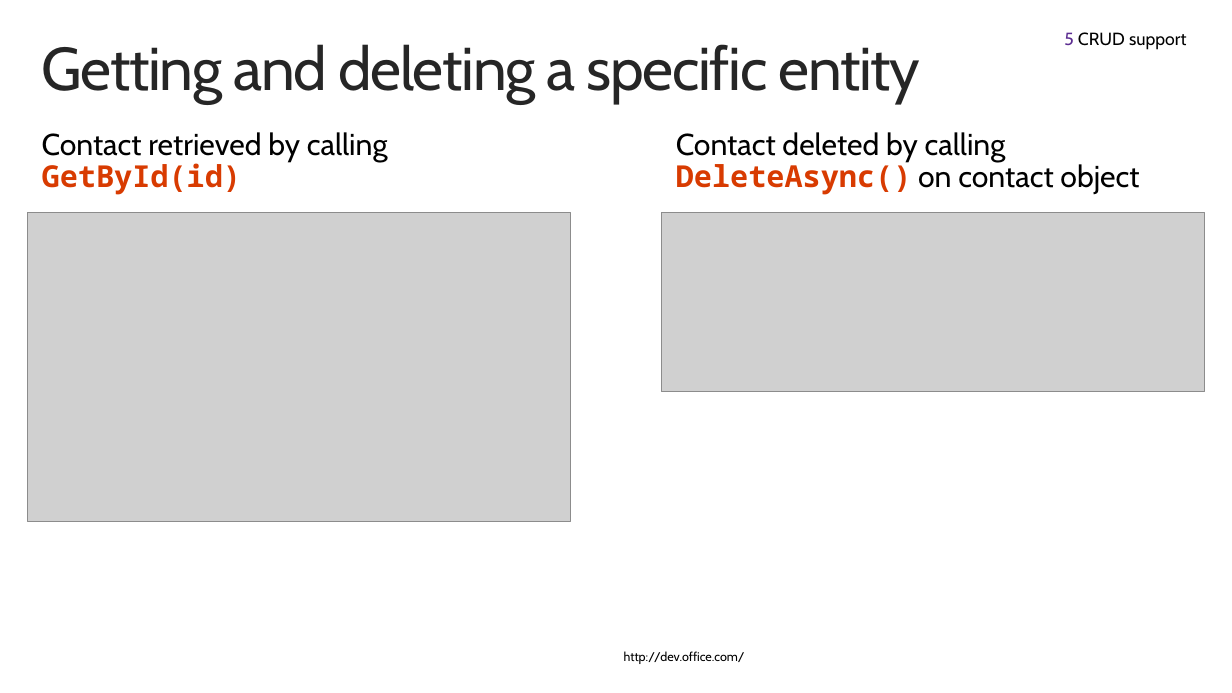
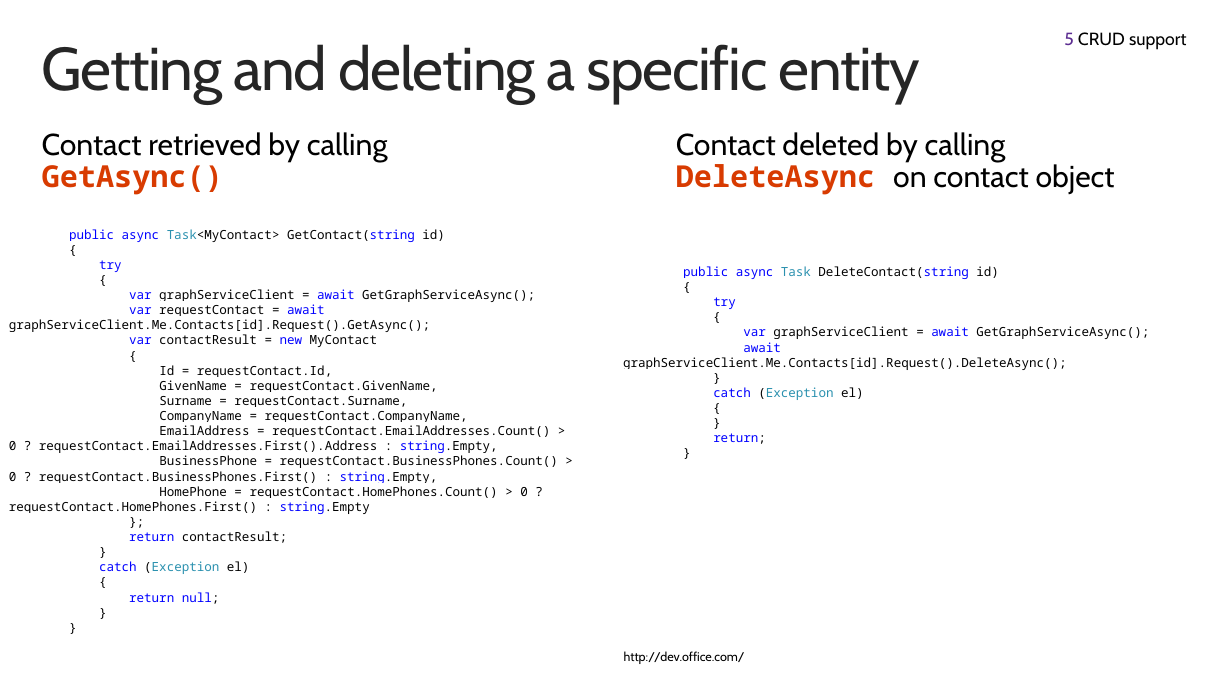
Before and after one commit to fabbbiob/TrainingContent, a slide deck: slide 9 of O3653/O3653-14 Deep Dive into Office 365 APIs for Contacts/O3653-14 Deep Dive into Office 365 APIs for Contacts.pptx. Drawn at 1232x693 pixels with LibreOffice and Linux fonts; fonts in the diff are those of the drawing; grey boxes stand for pictures; background and template pictures are left out. Boxes give left, top, right and bottom in pixels: in the first picture for what was removed or moved away, otherwise in the second. Text is boxed around its words. In the diff, an @@ line names an element or a change of style, - is before the commit and + after.

Commit message:
O3653-14: Addresses issue #318.

```diff
--- a/O3653/O3653-14 Deep Dive into Office 365 APIs for Contacts/O3653-14 Deep Dive into Office 365 APIs for Contacts.pptx
+++ b/O3653/O3653-14 Deep Dive into Office 365 APIs for Contacts/O3653-14 Deep Dive into Office 365 APIs for Contacts.pptx
@@ text at bbox=[42, 132, 388, 195]: text changed @@
-Contact retrieved by calling GetById(id)
+Contact retrieved by calling GetAsync()
@@ text at bbox=[676, 132, 1115, 195]: text changed @@
-Contact deleted by calling DeleteAsync() on contact object
+Contact deleted by calling DeleteAsync on contact object
@@ text added at bbox=[9, 229, 558, 604], 10 pt, text #000000 @@
+public async Task<MyContact> GetContact(string id)
+{
+try
+{
+var graphServiceClient = await GetGraphServiceAsync();
+var requestContact = await graphServiceClient.Me.Contacts[id].Request().GetAsync();
+var contactResult = new MyContact
+{
+Id = requestContact.Id,
+GivenName = requestContact.GivenName,
+Surname = requestContact.Surname,
+CompanyName = requestContact.CompanyName,
+EmailAddress = requestContact.EmailAddresses.Count() > 0 ? requestContact.EmailAddresses.First().Address : string.Empty,
+BusinessPhone = requestContact.BusinessPhones.Count() > 0 ? requestContact.BusinessPhones.First() : string.Empty,
+HomePhone = requestContact.HomePhones.Count() > 0 ? requestContact.HomePhones.First() : string.Empty
+};
+return contactResult;
+}
+catch (Exception el)
+{
+return null;
+}
+}
@@ picture removed at bbox=[27, 212, 571, 521] @@
@@ picture removed at bbox=[661, 212, 1205, 391] @@
@@ text added at bbox=[623, 266, 1149, 444], 10 pt, text #000000 @@
+public async Task DeleteContact(string id)
+{
+try
+{
+var graphServiceClient = await GetGraphServiceAsync();
+await graphServiceClient.Me.Contacts[id].Request().DeleteAsync();
+}
+catch (Exception el)
+{
+}
+return;
+}
```
Also in this commit, not shown: 1 other slide changed, 3 slides removed, 12 other files.
